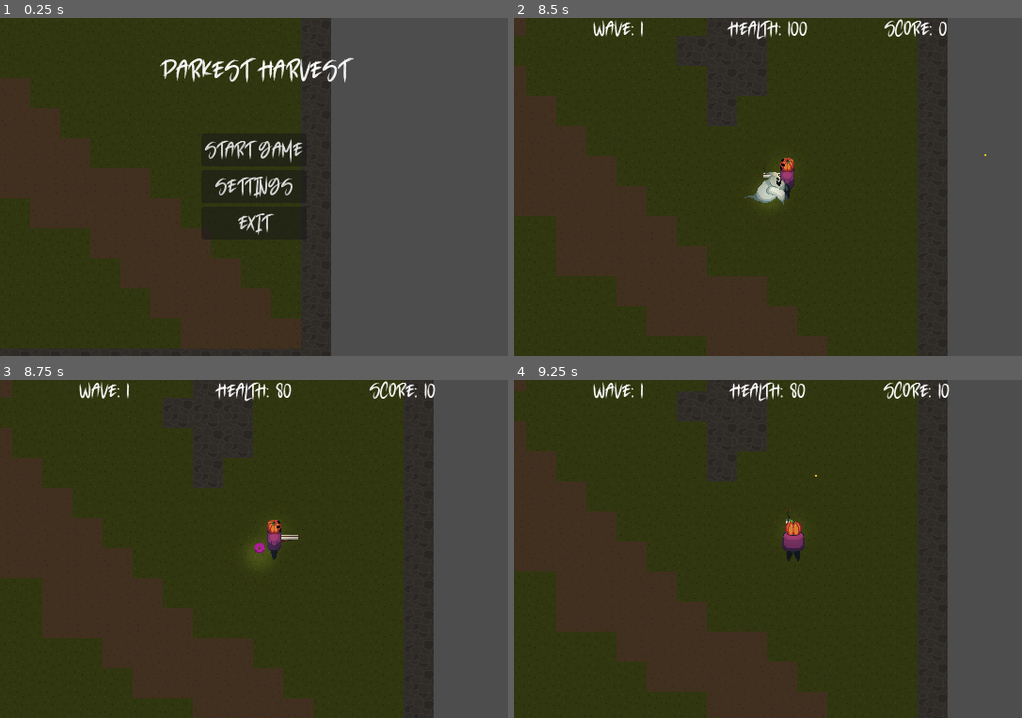
Above: before the commit, frames 1-4 (two rows, left to right).
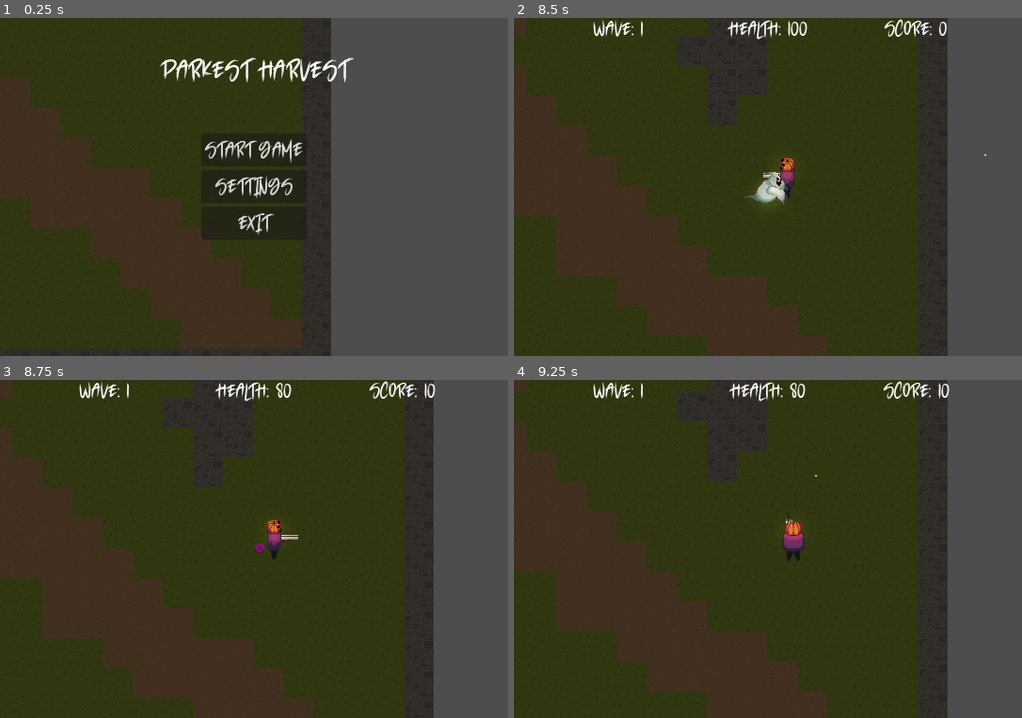
Above: after the commit, the same moments.

Repository: joshuardecker/eternal-harvest
Game: Godot game, scene res://Start/start.tscn
Two runs of this game, one before a commit and one after it. Both use one fixed random seed, a clock stepped at 60 frames per second and the inputs below.
Inputs (mouse positions are in pixels of both pictures, inside the frame that each line leads up to):
- Up to frame 1 (0.25 s): no input
- Up to frame 2 (8.5 s): click "Start Game" at 0.5 s; tap Enter at 1.25 s; move the mouse to (879, 170) at 1.27 s; hold D (right) 1.28-2.03 s; click (879, 170) at 1.35 s; move the mouse to (666, 203) at 2.02 s; hold S (down) 2.03-2.78 s; click (666, 203) at 2.1 s; move the mouse to (818, 112) at 2.77 s; hold D (right) 2.78-3.53 s; click (818, 112) at 2.85 s; move the mouse to (742, 254) at 3.52 s; hold W (up) 3.53-4.28 s; click (742, 254) at 3.6 s; move the mouse to (920, 237) at 4.27 s; hold A (left) 4.28-5.78 s; click (920, 237) at 4.35 s; move the mouse to (615, 136) at 5.02 s; click (615, 136) at 5.1 s; move the mouse to (793, 187) at 5.77 s; hold S (down) 5.78-6.53 s; click (793, 187) at 5.85 s; move the mouse to (691, 102) at 6.52 s; hold D (right) 6.53-7.28 s; click (691, 102) at 6.6 s; move the mouse to (879, 170) at 7.27 s; hold W (up) 7.28-8.03 s; click (879, 170) at 7.35 s; move the mouse to (666, 203) at 8.02 s; hold D (right) from 8.03 s (still down); click (666, 203) at 8.1 s
- Up to frame 3 (8.75 s): keep holding D (right)
- Up to frame 4 (9.25 s): move the mouse to (818, 474) at 8.77 s; release D (right) at 8.78 s; hold S (down) from 8.78 s (still down); click (818, 474) at 8.85 s

Frames 1-2 are identical in both runs. In frame 3, 0.1% of the frame differs, in the area x 49-53%, y 48-54%; in frame 4, nothing differs.

Commit message:
Hides light source when the ghost sprite disapears during death

Diff:
--- a/Enemies/ghost.gd
+++ b/Enemies/ghost.gd
@@ -30,6 +30,7 @@
 @onready var summon_sprite = $SummonSprite
 @onready var animation_tree = $AnimationTree
 @onready var hitbox_shape = $Hitbox/CollisionShape
+@onready var point_light = $PointLight
 
 @onready var ghost_ai: GhostAI = $GhostAI
 
@@ -82,6 +83,9 @@
 	# so it is possible for a ghost to be summoned while this ghost is in
 	# the death animation.
 	summon_sprite.hide()
+
+	# Stop emitting light when the ghost model is disapearing.
+	point_light.hide()
 
 	# despawn() is called when death animation finishes.
 	animation_player.play("death")
